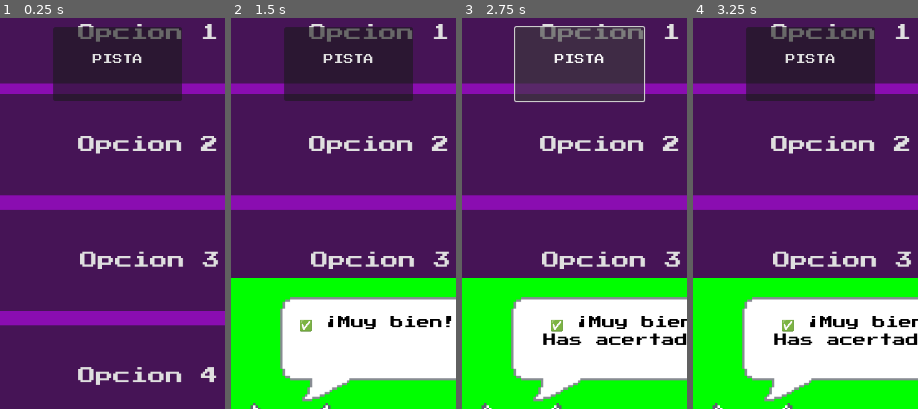
Above: before the commit, frames 1-4 (left to right).
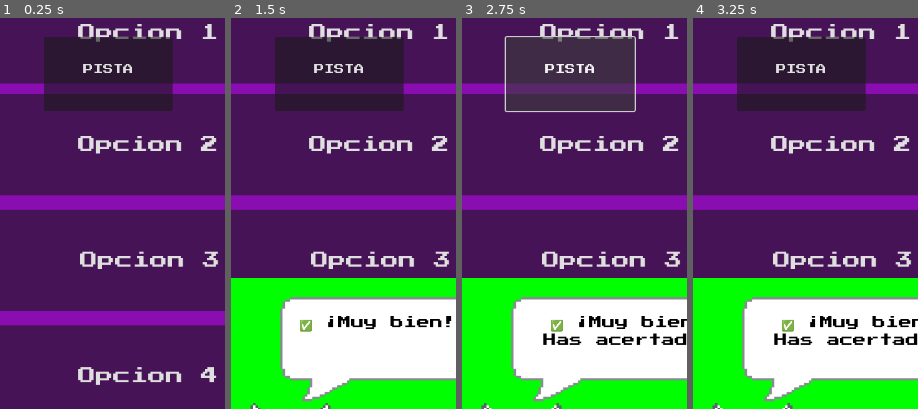
Above: after the commit, the same moments.

Repository: TonyCast2005/Galileo
Game: Godot game, scene res://escenas/TestUbicacion/Examen.tscn
Two runs of this game, one before a commit and one after it. Both use one fixed random seed, a clock stepped at 60 frames per second and the inputs below. The project has no main scene, so this scene is started directly.
Inputs:
- Up to frame 1 (0.25 s): no input
- Up to frame 2 (1.5 s): click "POSITIVA" at 0.5 s; click "NEGATIVA" at 1.25 s
- Up to frame 3 (2.75 s): click "PISTA" at 2 s
- Up to frame 4 (3.25 s): click "siguiente" at 2.75 s
The pictures show only the part of the screen within x 13-63%, y 34-84%; the shares and areas given below are measured in that part.

The runs differ from the first frame. In frame 1, 4.8% of the frame differs, in the area x 19-81%, y 2-24%; in frame 2, 4.8%; in frame 3, 2.7%; in frame 4, 4.8%.

Commit message:
Update Examen.tscn

Diff:
--- a/galileo/escenas/TestUbicacion/Examen.tscn
+++ b/galileo/escenas/TestUbicacion/Examen.tscn
@@ -132,10 +132,10 @@
 
 [node name="Pista" type="Button" parent="."]
 layout_mode = 0
-offset_left = 178.0
-offset_top = 474.0
-offset_right = 384.0
-offset_bottom = 592.0
+offset_left = 163.0
+offset_top = 490.0
+offset_right = 369.0
+offset_bottom = 608.0
 text = "PISTA
 
 "
